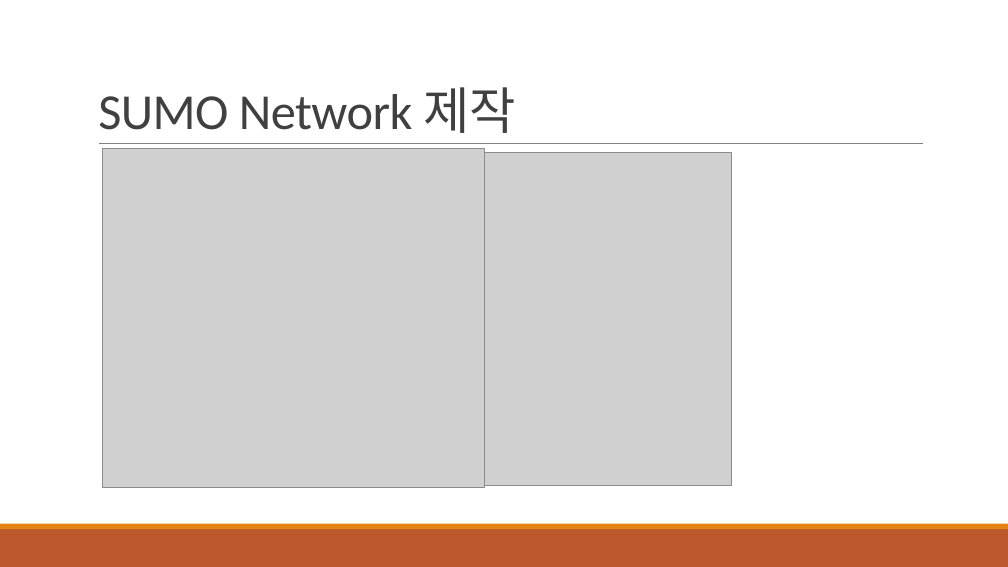
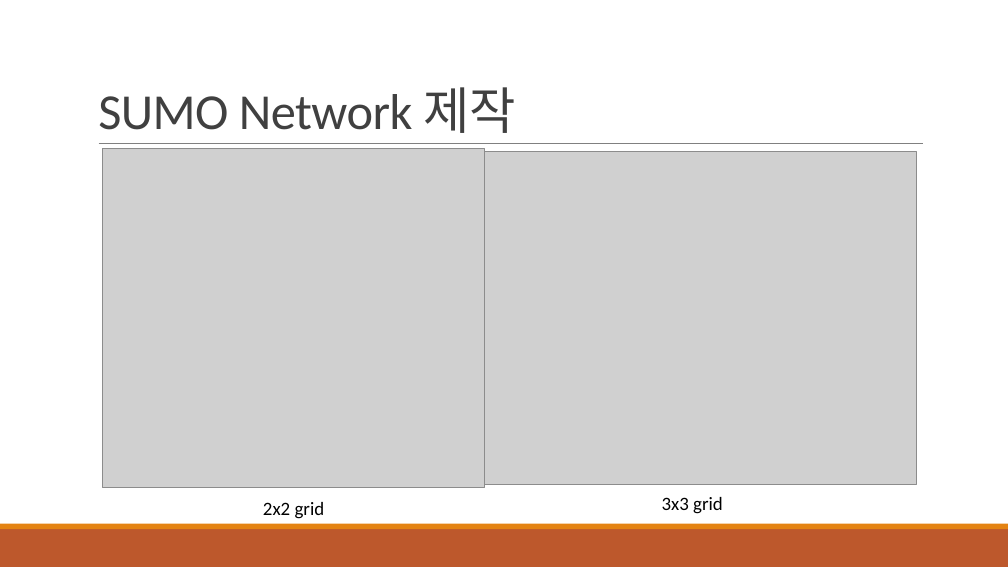
Before and after one commit to 3neutronstar/traffic-optimization_RL, a slide deck: slide 6 of 1st_Seminar(강민수).pptx (slide 4 before the commit). Drawn at 1008x567 pixels with LibreOffice and Linux fonts; fonts in the diff are those of the drawing; grey boxes stand for pictures. Boxes give left, top, right and bottom in pixels: in the first picture for what was removed or moved away, otherwise in the second. Text is boxed around its words. In the diff, an @@ line names an element or a change of style, - is before the commit and + after.

```diff
--- a/1st_Seminar(강민수).pptx
+++ b/1st_Seminar(강민수).pptx
@@ picture: place and size @@
-picture at (282,153,731,485)
+picture at (468,152,917,485)
@@ text added at (263,502,325,519), 18 pt, text #000000 @@
+2x2 grid
@@ text added at (662,497,723,514), 18 pt, text #000000 @@
+3x3 grid
```
Also in this commit, not shown: 9 other slides changed, 10 slides added, 3 slides removed, 2 other files.
